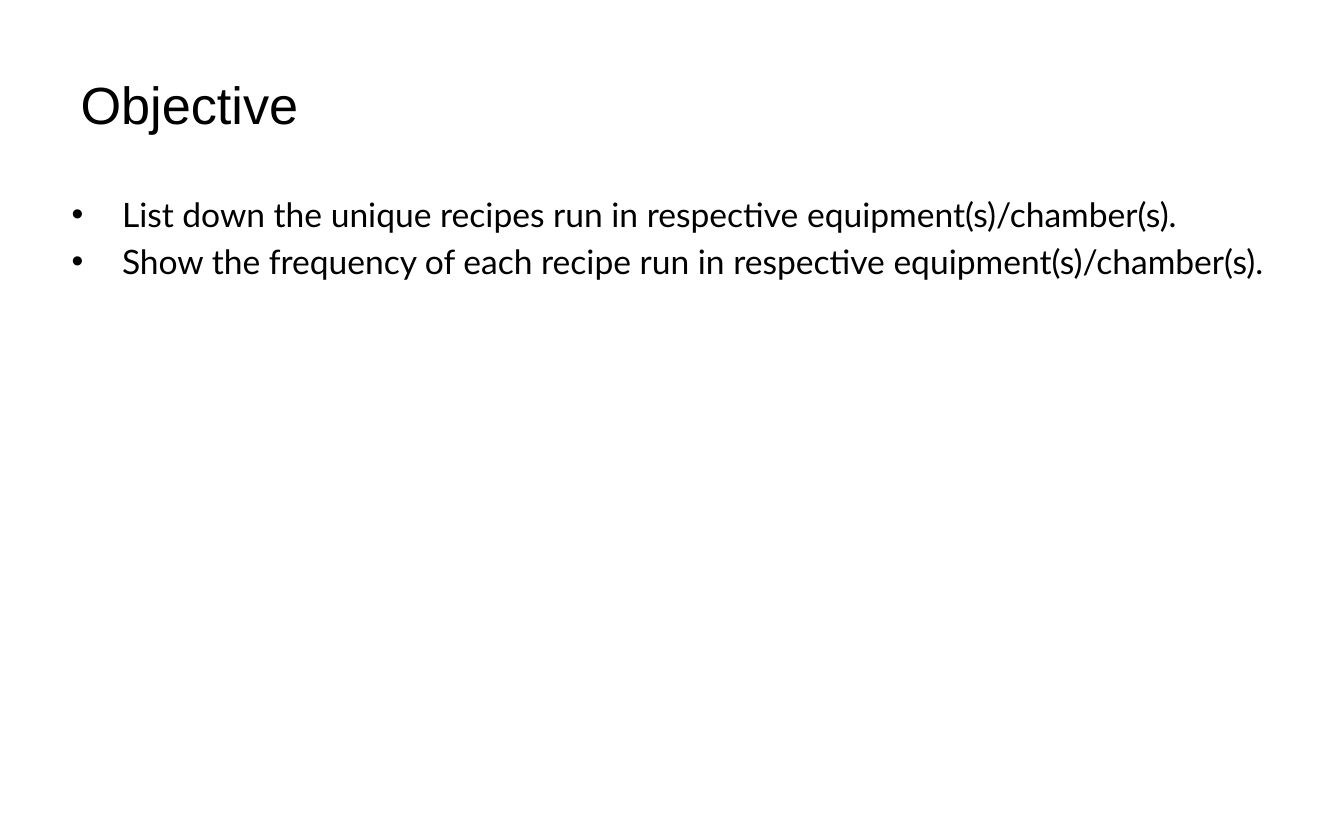
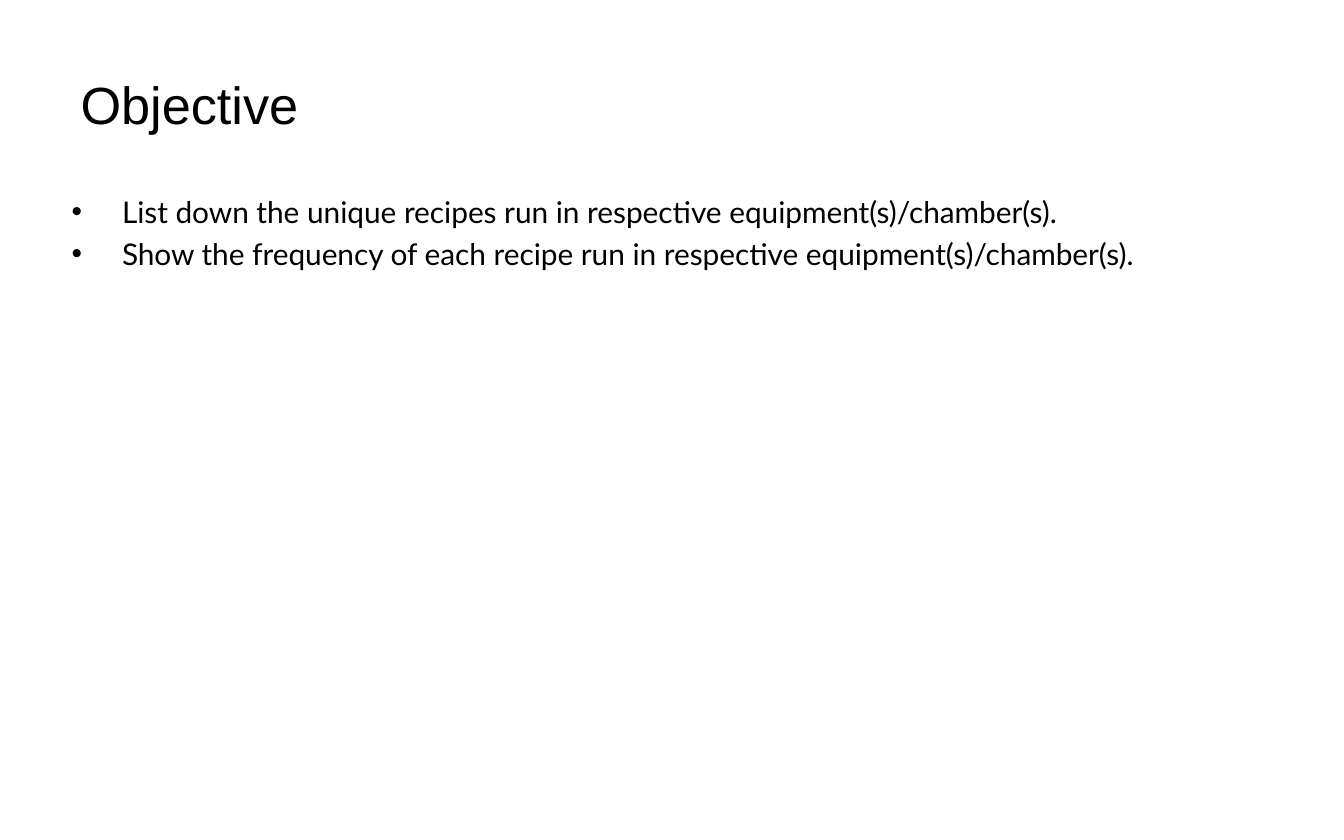
Before and after one commit to abhi3700/work-23, a slide deck: slide 3 of docs/dry_etch_recipes.pptx. Drawn at 1344x840 pixels with LibreOffice and Linux fonts; fonts in the diff are those of the drawing. Boxes give left, top, right and bottom in pixels: in the first picture for what was removed or moved away, otherwise in the second. Text is boxed around its words. In the diff, an @@ line names an element or a change of style, - is before the commit and + after.

Commit message:
recipes for REML1, REOX1, REPL1, RESP1 -- DONE

```diff
--- a/docs/dry_etch_recipes.pptx
+++ b/docs/dry_etch_recipes.pptx
@@ text "List down the unique recipes ..." at (122,200,1134,270): size 18 to 16 pt @@
```
Also in this commit, not shown: 1 other slide changed, 2 slides added, 3 other files.
